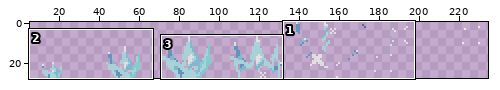
Two versions of one sprite sheet, Assets/Sprites/anims/freeze-effect.png. Above: a wide view before the commit, with the close-up outlined.
Close-up. Before:
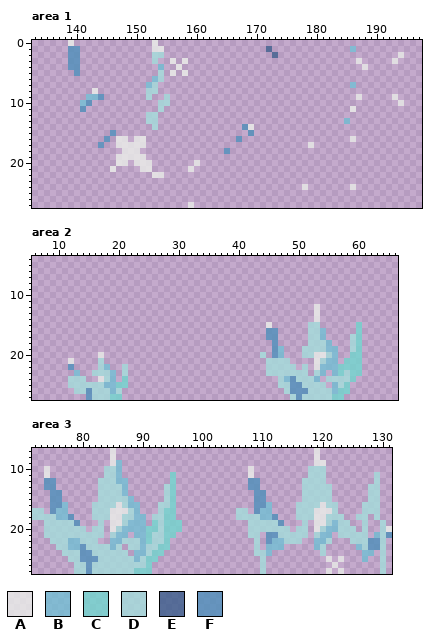
The file is 238x28 pixels. Shown: area 1: x 133..197, y 0..27; area 2: x 6..66, y 4..27; area 3: x 72..131, y 7..27. The wide view leaves out empty margins. The commit also changed other parts of the picture, which this record leaves out.
Palette (. is transparent): A #ebede9cc  B #73bed3cc  C #72d6cecc  D #a4dddbcc  E #3c5e8bcc  F #4f8fbacc
And afterwards:
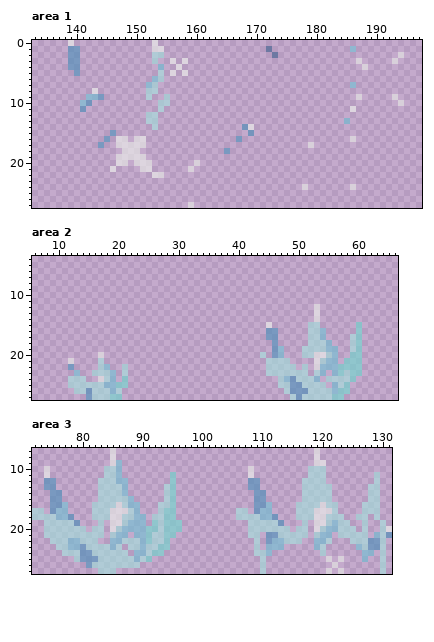
Change:
@@ palette @@
-A #ebede9cc
+A #ebede9a3
-B #73bed3cc
+B #73bed3a3
-C #72d6cecc
+C #72d6cea3
-D #a4dddbcc
+D #a4dddba3
-E #3c5e8bcc
+E #3c5e8ba3
-F #4f8fbacc
+F #4f8fbaa3
--- area 3
@@ x 76..94 @@
 24 .DDDFFDDDDDD.BBDCC.
-25 ..DDFFFDDDDDDBDCC..
-26 ...DDFDDDDDDDDDC...
-27 ...DDFDDDDDDDCCC...
+25 ...DFFFDDDDDDBDC...
+26 .....FDDDDDDDD.....
+27 .......DDD.........
